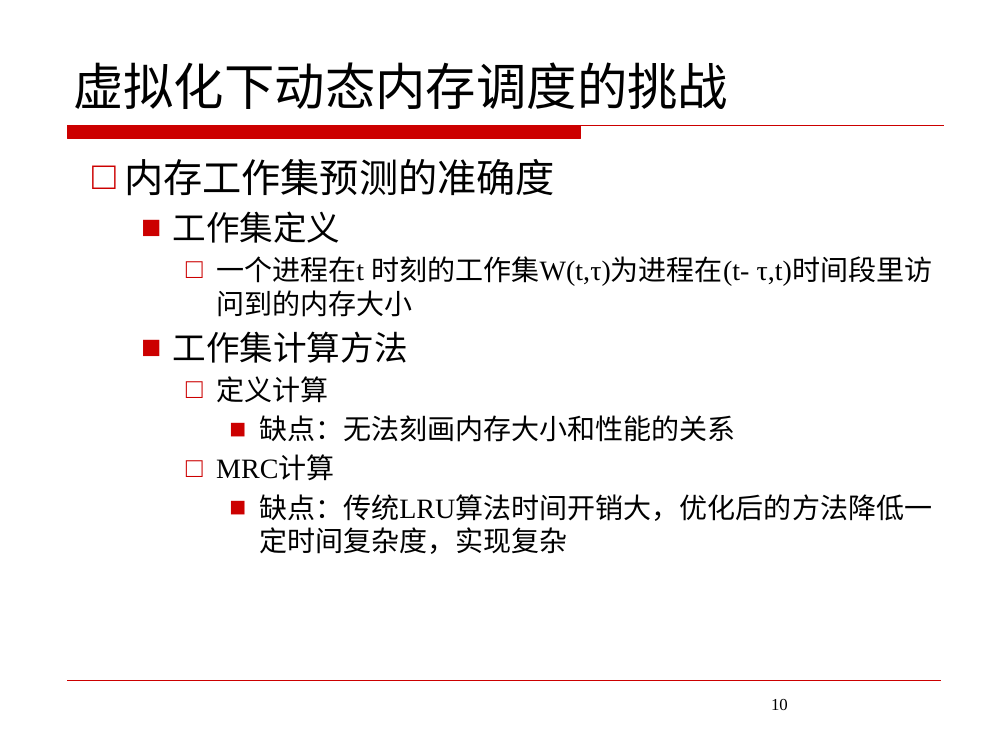
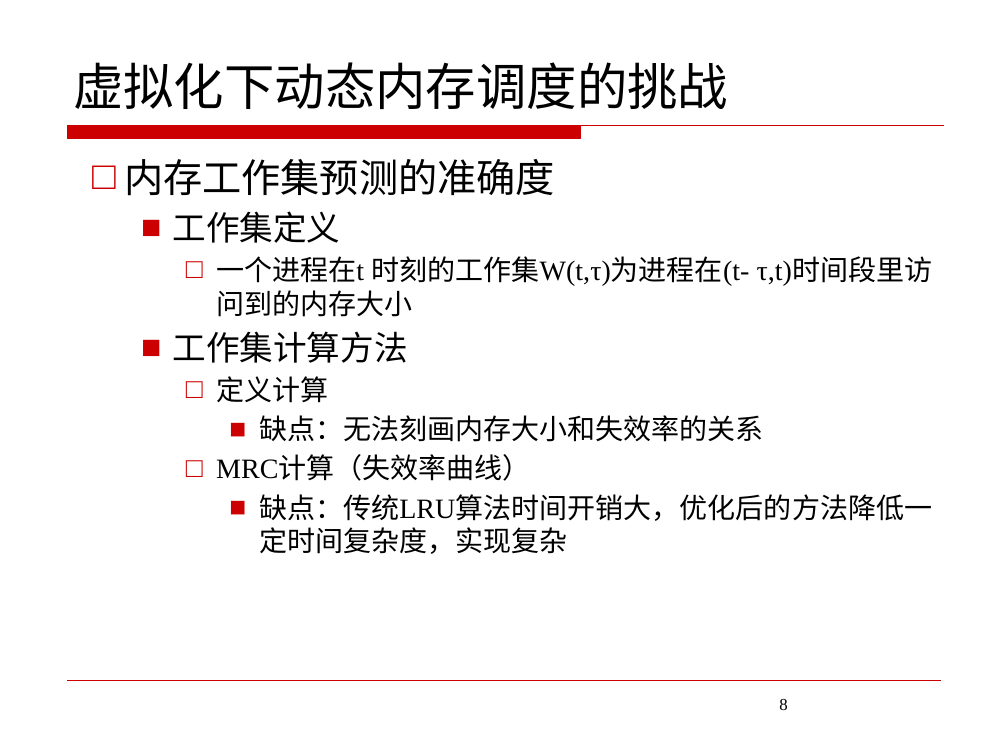
Before and after one commit to JoeHF/aet_data, a slide deck: slide 8 of 答辩/答辩ppt.pptx (slide 10 before the commit). Drawn at 1008x756 pixels with LibreOffice and Linux fonts; fonts in the diff are those of the drawing; background and template pictures are left out. Boxes give left, top, right and bottom in pixels: in the first picture for what was removed or moved away, otherwise in the second. Text is boxed around its words. In the diff, an @@ line names an element or a change of style, - is before the commit and + after.

```diff
--- a/答辩/答辩ppt.pptx
+++ b/答辩/答辩ppt.pptx
@@ text at (216,415,764,481): text changed @@
-      ■ 缺点：无法刻画内存大小和性能的关系
-    □ MRC计算
+      ■ 缺点：无法刻画内存大小和失效率的关系
+    □ MRC计算（失效率曲线）
@@ page number at (779,699,787,710): text changed @@
-10
+8
```
Also in this commit, not shown: 8 other slides changed, 23 slides added, 19 slides removed, 11 other files.
